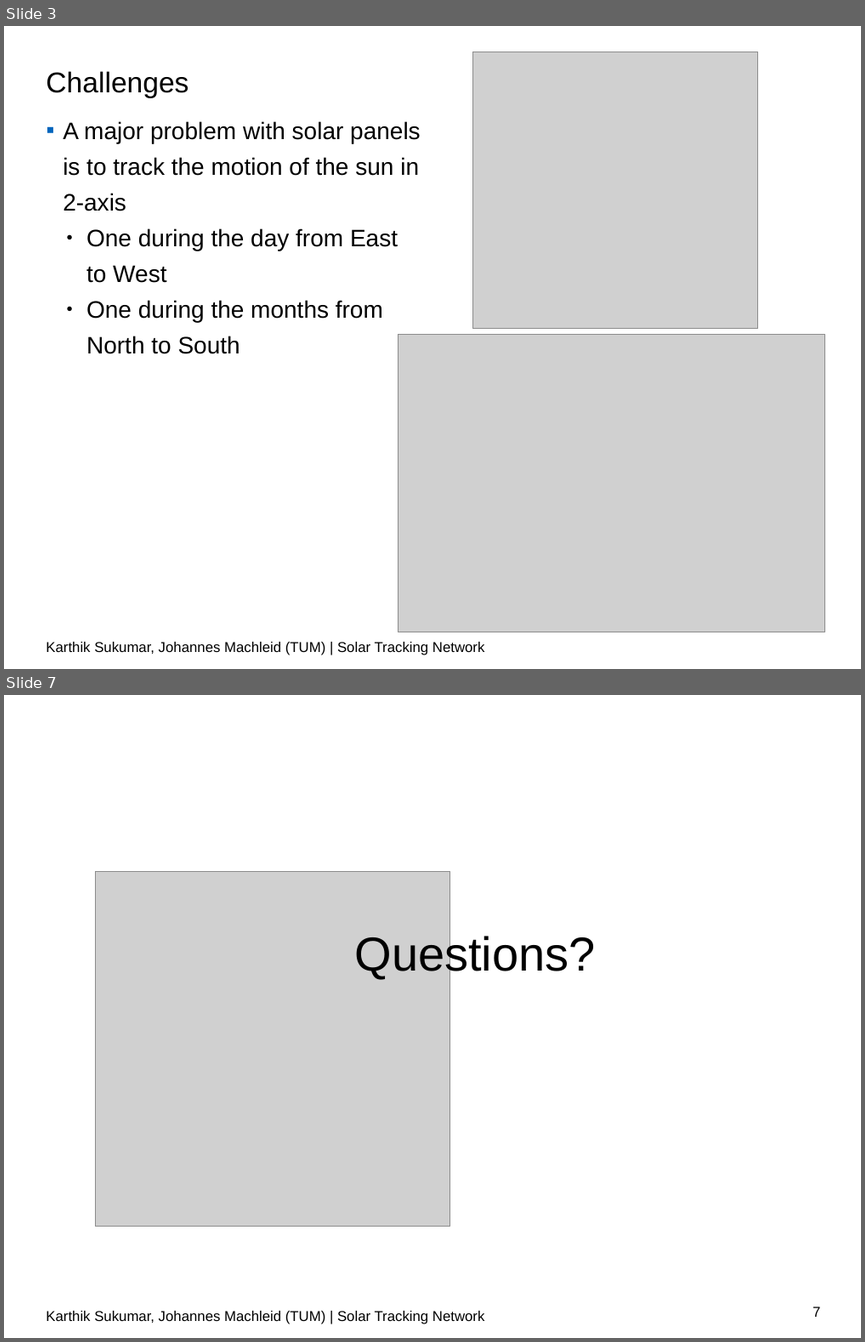
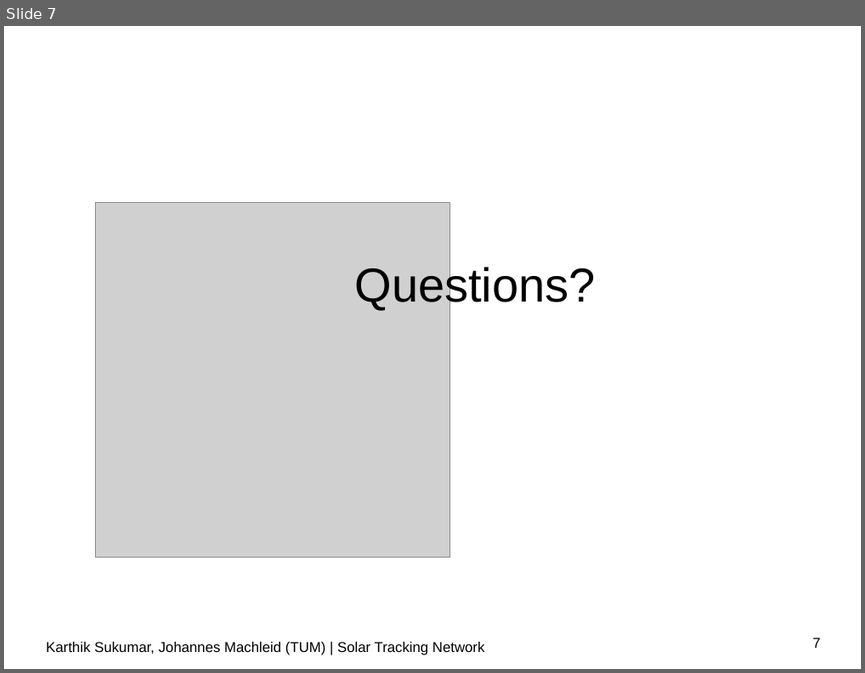
Before and after one commit to karthick1987/SolarPro, a slide deck: kick_off_presentation/wsnlab-ss19-kickoff-group1.pptx. Shown one above the other, each under a label of ours: slides 3 and 7 before the commit, slide 7 after it; the slides between them are not shown. The pictures are 865x1342 and 865x673 pixels, drawn with LibreOffice and Linux fonts; fonts in the diff are those of the drawing; grey boxes stand for pictures; background and template pictures are left out. Boxes give left, top, right and bottom in pixels: in the first picture for what was removed or moved away, otherwise in the second. Text is boxed around its words. In the diff, an @@ line names an element or a change of style, - is before the commit and + after.

Commit message:
more pictures added to slides and need to format the text

```diff
--- a/kick_off_presentation/wsnlab-ss19-kickoff-group1.pptx
+++ b/kick_off_presentation/wsnlab-ss19-kickoff-group1.pptx
@@ slide 3 removed at [4, 26, 861, 669], background #FFFFFF; not listed: 1 template element that a slide beside it also shows @@
@@ text removed at [46, 71, 188, 98] @@
-Challenges
@@ picture removed at [472, 52, 758, 329] @@
@@ text removed at [63, 121, 420, 354] @@
-▪ A major problem with solar panels is to track the motion of the sun in 2-axis
-  ● One during the day from East to West
-  ● One during the months from North to South
@@ picture removed at [398, 335, 825, 631] @@
```
Also in this commit, not shown: 3 slides changed, 2 slides added, 1 other slide removed, 1 other file.
